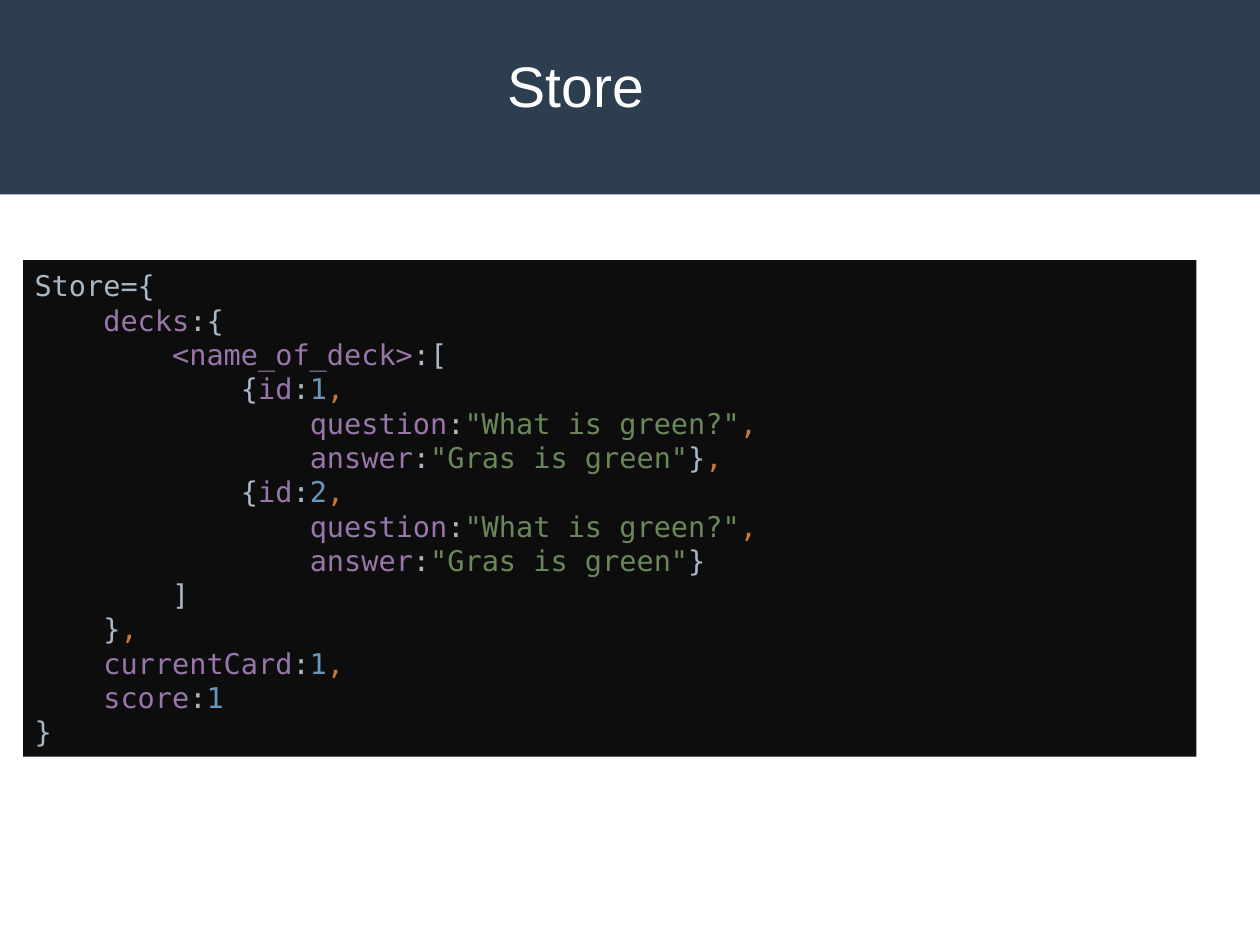
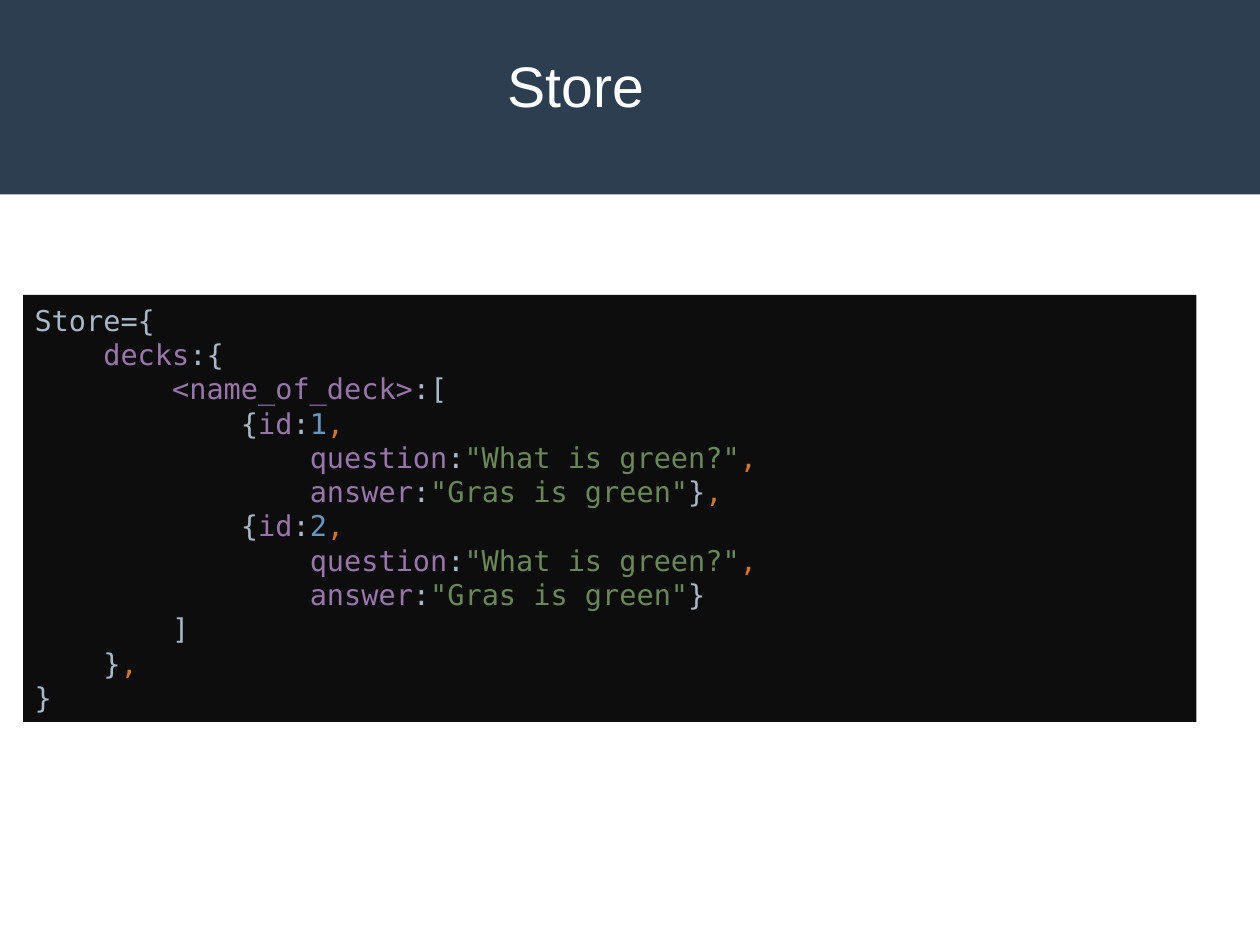
Before and after one commit to gwillig/flashcard, a slide deck: slide 6 of design_architecture.pptx. Drawn at 1260x945 pixels with LibreOffice and Linux fonts; fonts in the diff are those of the drawing. Boxes give left, top, right and bottom in pixels: in the first picture for what was removed or moved away, otherwise in the second. Text is boxed around its words. In the diff, an @@ line names an element or a change of style, - is before the commit and + after.

```diff
--- a/design_architecture.pptx
+++ b/design_architecture.pptx
@@ rectangle "Store={ decks:{ <name_of_deck>:[ {id:1, question:"What ..." resized from (x1=23, y1=261, x2=1197, y2=757) to (x1=23, y1=295, x2=1197, y2=723) @@
@@ text in rectangle at (x1=35, y1=309, x2=757, y2=611): text changed; text colour #9876AA to #6A8759 @@
-Store={
-decks:{
-<name_of_deck>:[
-{id:1,
-question:"What is green?",
-answer:"Gras is green"},
-{id:2,
-question:"What is green?",
-answer:"Gras is green"}
-]
-},
-currentCard:1,
-score:1
-}
+Store={
+decks:{
+<name_of_deck>:[
+{id:1,
+question:"What is green?",
+answer:"Gras is green"},
+{id:2,
+question:"What is green?",
+answer:"Gras is green"}
+]
+},
+}
```
Also in this commit, not shown: 1 other slide changed, 1 slide added, 4 slides removed, 16 other files.
